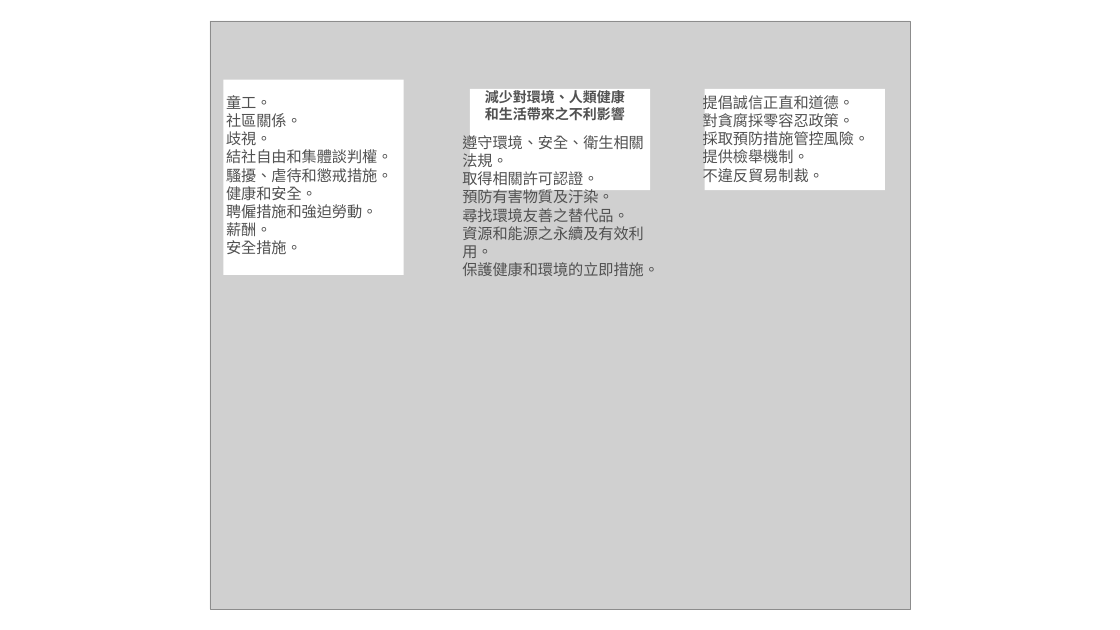
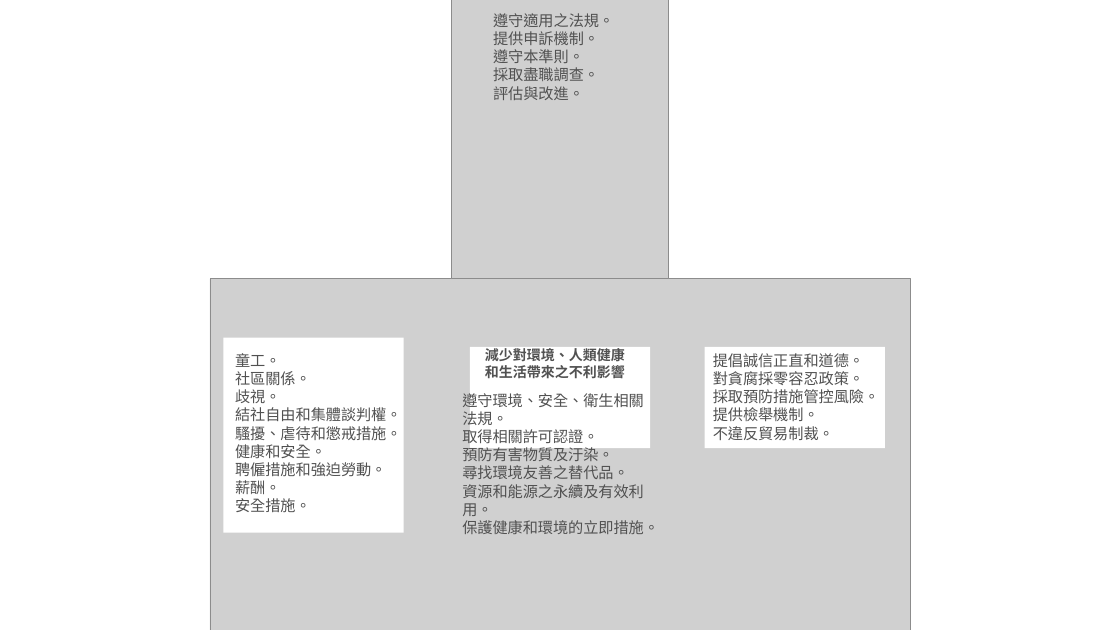
Before and after one commit to chenqizhong/diandan, a slide deck: slide 3 of sdms/images/org_chart.pptx. Drawn at 1120x630 pixels with LibreOffice and Linux fonts; fonts in the diff are those of the drawing; grey boxes stand for pictures. Boxes give left, top, right and bottom in pixels: in the first picture for what was removed or moved away, otherwise in the second. Text is boxed around its words. In the diff, an @@ line names an element or a change of style, - is before the commit and + after.

```diff
--- a/sdms/images/org_chart.pptx
+++ b/sdms/images/org_chart.pptx
@@ picture added at <box>451,0,669,279</box> @@
@@ text added at <box>493,13,614,100</box>, 13 pt, text #515151 @@
+遵守適用之法規。
+提供申訴機制。
+遵守本準則。
+採取盡職調查。
+評估與改進。
@@ text "童工。": place and size @@
-text "童工。" at <box>226,95,392,254</box>
+text "童工。" at <box>235,353,401,512</box>
@@ 3 rectangles, 1 picture, 1 text: place and size @@
-3 rectangles, 1 picture, 1 text at <box>210,21,910,609</box>
+3 rectangles, 1 picture, 1 text at <box>210,279,910,630</box>
@@ text "提倡誠信正直和道德。" rewrapped from <box>703,93,869,186</box> to <box>713,353,879,441</box> @@
@@ text "遵守環境、安全、衛生相關法規。": place and size @@
-text "遵守環境、安全、衛生相關法規。" at <box>462,133,659,276</box>
+text "遵守環境、安全、衛生相關法規。" at <box>462,390,659,534</box>
```
Also in this commit, not shown: 11 other files.
